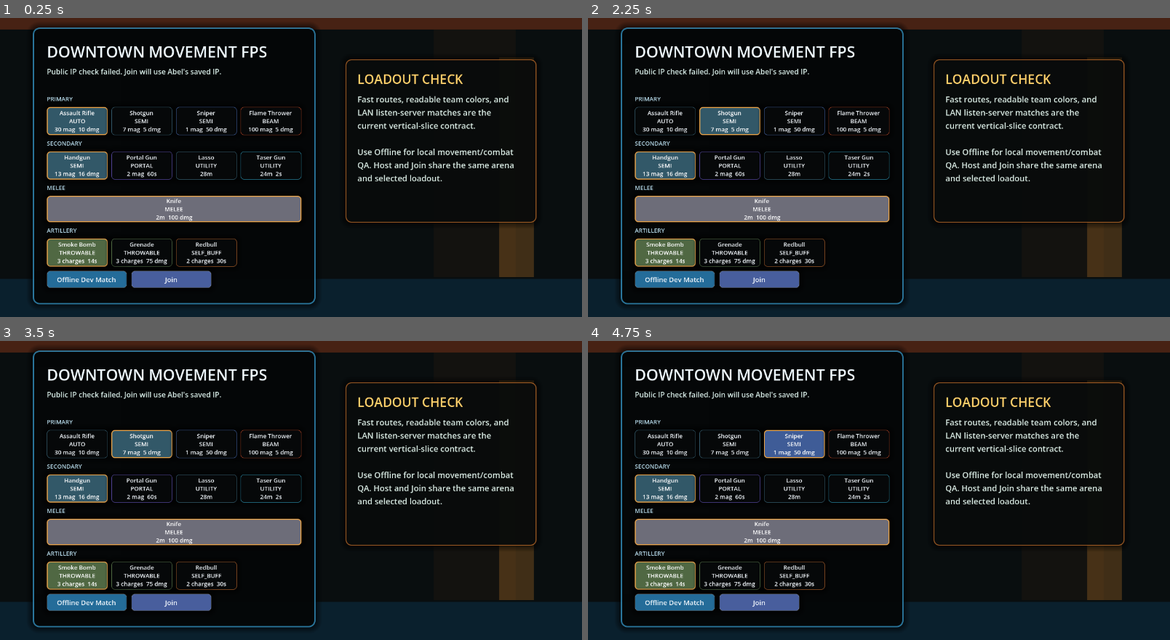
Above: before the commit, frames 1-4 (two rows, left to right).
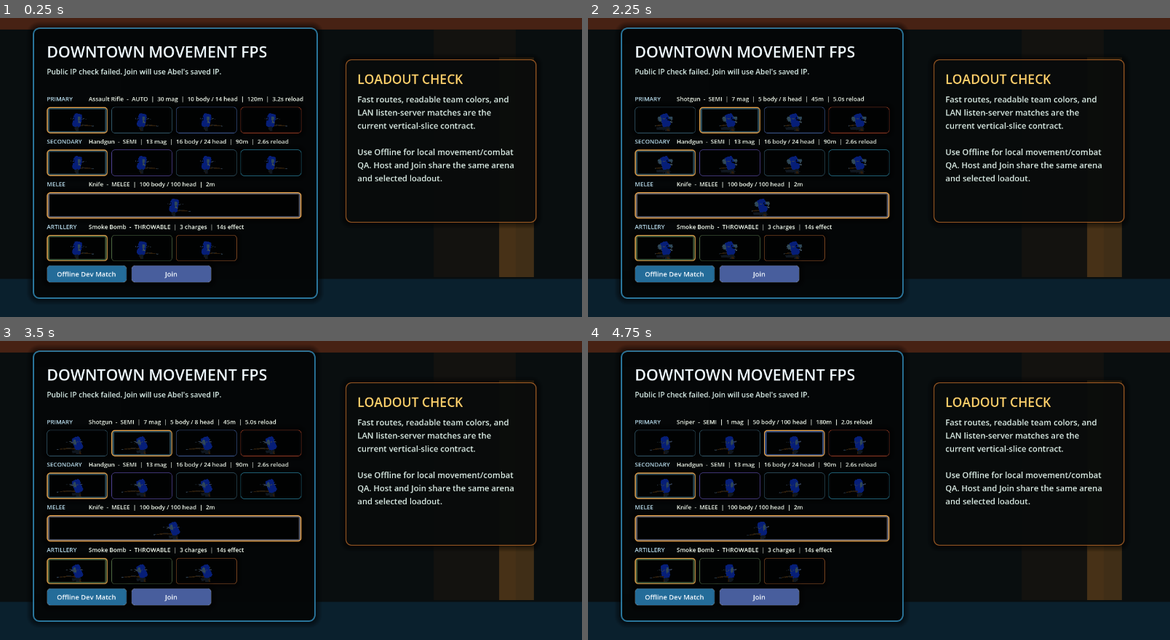
Above: after the commit, the same moments.

Repository: abelhauge/shooter
Game: Godot game, scene res://scenes/app/app_root.tscn
The game is run twice, just before and just after one commit, with the same random seed, the same clock (stepped at 60 frames per second) and the same inputs.
Inputs (mouse positions are in pixels of both pictures, inside the frame that each line leads up to):
- Up to frame 1 (0.25 s): no input
- Up to frame 2 (2.25 s): click (663, 119) at 0.5 s, where only the run before the commit has a clickable "Assault Rifle AUTO 30 mag 10 …"; click (663, 119) at 1.27 s; click (727, 119) at 2 s, where only the run before the commit has a clickable "Shotgun SEMI 7 mag 5 dmg"
- Up to frame 3 (3.5 s): click (139, 442) at 2.77 s
- Up to frame 4 (4.75 s): click (791, 442) at 3.5 s, where only the run before the commit has a clickable "Sniper SEMI 1 mag 50 dmg"; click (791, 442) at 4.27 s

The runs differ from the first frame. In frame 1, 12% of the frame differs, in the area x 5-55%, y 3-96%; in frame 2, 12%; in frame 3, 12%; in frame 4, 12%.

Commit message:
Update FPS phase docs and defaults

Diff:
--- a/scripts/frontend/lobby_menu.gd
+++ b/scripts/frontend/lobby_menu.gd
@@ -37,12 +37,23 @@
 var _selected_weapon_by_slot: Dictionary = {}
 var _slot_buttons_by_weapon: Dictionary = {}
 var _slot_weapon_ids_by_slot: Dictionary = {}
+var _slot_summary_labels: Dictionary = {}
+var _preview_roots: Array[Node3D] = []
+var _preview_entries: Array[Dictionary] = []
 
 func _ready() -> void:
 	_build_ui()
 	set_status("Checking public IP...")
 	set_network_controls(false, false)
 	_begin_public_ip_detection()
+	set_process(true)
+
+func _process(delta: float) -> void:
+	for entry in _preview_entries:
+		_fit_preview_entry(entry)
+	for preview_root in _preview_roots:
+		if is_instance_valid(preview_root):
+			preview_root.rotate_y(delta * 0.72)
 
 func set_status(text: String) -> void:
 	if _status_label != null:
@@ -273,11 +284,24 @@
 	return NetworkConstants.DEFAULT_PORT if port <= 0 else port
 
 func _create_slot_selector(parent: VBoxContainer, label_text: String, slot_type: StringName) -> void:
+	var header := HBoxContainer.new()
+	header.add_theme_constant_override("separation", 10)
+	parent.add_child(header)
+
 	var label := Label.new()
 	label.text = label_text.to_upper()
+	label.custom_minimum_size = Vector2(82, 18)
 	label.add_theme_font_size_override("font_size", 13)
 	label.add_theme_color_override("font_color", Color(0.72, 0.86, 0.92, 1.0))
-	parent.add_child(label)
+	header.add_child(label)
+
+	var summary := Label.new()
+	summary.text = ""
+	summary.size_flags_horizontal = Control.SIZE_EXPAND_FILL
+	summary.add_theme_font_size_override("font_size", 13)
+	summary.add_theme_color_override("font_color", Color(0.94, 0.97, 0.92, 1.0))
+	header.add_child(summary)
+	_slot_summary_labels[slot_type] = summary
 
 	var row := HBoxContainer.new()
 	row.add_theme_constant_override("separation", 8)
@@ -292,10 +316,7 @@
 		if definition.slot_type != slot_type:
 			continue
 		slot_ids.append(definition.weapon_id)
-		var button := Button.new()
-		button.toggle_mode = true
-		button.custom_minimum_size = _weapon_card_size(slot_type)
-		button.text = _weapon_card_text(definition)
+		var button := _create_weapon_preview_button(definition)
 		button.set_meta("weapon_id", definition.weapon_id)
 		button.set_meta("slot_type", slot_type)
 		button.pressed.connect(_on_weapon_card_pressed.bind(slot_type, definition.weapon_id))
@@ -342,14 +363,14 @@
 
 func _style_weapon_button(button: Button, definition: WeaponDefinition, selected: bool) -> void:
 	var color := _weapon_color(definition)
-	var base_color := color if selected else Color(0.026, 0.035, 0.038, 0.96)
+	var base_color := color.darkened(0.18) if selected else Color(0.012, 0.017, 0.020, 0.96)
 	var border_color := Color(1.0, 0.82, 0.42, 0.92) if selected else color.darkened(0.10)
 	var border_width := 2 if selected else 1
 	button.add_theme_stylebox_override("normal", _style_box(base_color, border_color, border_width, 7))
 	button.add_theme_stylebox_override("hover", _style_box(base_color.lightened(0.08), Color(1.0, 0.86, 0.52, 0.82), 2, 7))
 	button.add_theme_stylebox_override("pressed", _style_box(base_color.darkened(0.18), Color(1.0, 0.70, 0.32, 0.92), 2, 7))
 	button.add_theme_color_override("font_color", Color(0.96, 0.98, 1.0, 1.0))
-	button.add_theme_font_size_override("font_size", 13)
+	button.add_theme_font_size_override("font_size", 1)
 
 func _style_button(button: Button, color: Color) -> void:
 	button.custom_minimum_size = Vector2(176, 38)
@@ -405,27 +426,189 @@
 		var selected := StringName(str(weapon_id)) == selected_id
 		button.button_pressed = selected
 		_style_weapon_button(button, definition, selected)
+	var selected_definition: WeaponDefinition = load(WeaponController.WEAPON_PATHS[selected_id])
+	if _slot_summary_labels.has(slot_type):
+		(_slot_summary_labels[slot_type] as Label).text = _selected_weapon_summary(selected_definition)
 
 func _weapon_card_size(slot_type: StringName) -> Vector2:
 	if slot_type == &"melee":
-		return Vector2(560, 52)
-	return Vector2(134, 62)
-
-func _weapon_card_text(definition: WeaponDefinition) -> String:
-	var stat_line := ""
+		return Vector2(560, 58)
+	return Vector2(134, 58)
+
+func _create_weapon_preview_button(definition: WeaponDefinition) -> Button:
+	var button := Button.new()
+	button.toggle_mode = true
+	button.text = ""
+	button.tooltip_text = definition.display_name
+	button.custom_minimum_size = _weapon_card_size(definition.slot_type)
+
+	var viewport_container := SubViewportContainer.new()
+	viewport_container.mouse_filter = Control.MOUSE_FILTER_IGNORE
+	viewport_container.stretch = true
+	viewport_container.set_anchors_preset(Control.PRESET_FULL_RECT)
+	viewport_container.offset_left = 6
+	viewport_container.offset_top = 5
+	viewport_container.offset_right = -6
+	viewport_container.offset_bottom = -5
+	button.add_child(viewport_container)
+
+	var viewport := SubViewport.new()
+	viewport.transparent_bg = false
+	viewport.disable_3d = false
+	viewport.render_target_update_mode = SubViewport.UPDATE_ALWAYS
+	viewport.size = Vector2i(160, 72)
+	viewport_container.add_child(viewport)
+
+	var world := Node3D.new()
+	viewport.add_child(world)
+
+	var environment := WorldEnvironment.new()
+	var environment_resource := Environment.new()
+	environment_resource.background_mode = Environment.BG_COLOR
+	environment_resource.background_color = Color(0.005, 0.008, 0.010, 1.0)
+	environment_resource.ambient_light_source = Environment.AMBIENT_SOURCE_COLOR
+	environment_resource.ambient_light_color = Color(0.32, 0.38, 0.42, 1.0)
+	environment_resource.ambient_light_energy = 2.4
+	environment.environment = environment_resource
+	world.add_child(environment)
+
+	var preview_root := Node3D.new()
+	preview_root.name = "%sPreview" % String(definition.weapon_id)
+	world.add_child(preview_root)
+	_preview_roots.append(preview_root)
+
+	var model_holder := Node3D.new()
+	model_holder.name = "ModelHolder"
+	preview_root.add_child(model_holder)
+
+	var view_model_path := String(WeaponController.VIEW_MODEL_PATHS.get(definition.weapon_id, ""))
+	if view_model_path != "" and ResourceLoader.exists(view_model_path, "PackedScene"):
+		var packed := load(view_model_path) as PackedScene
+		var model := packed.instantiate() as Node3D
+		model.position = _preview_model_position(definition)
+		model.rotation_degrees = _preview_model_rotation(definition)
+		model.scale *= _preview_model_scale(definition)
+		model_holder.add_child(model)
+	else:
+		model_holder.add_child(_create_fallback_preview_mesh(definition))
+
+	var camera := Camera3D.new()
+	camera.look_at_from_position(Vector3(0.0, 0.05, 1.2), Vector3(0.0, 0.0, 0.0), Vector3.UP)
+	camera.projection = Camera3D.PROJECTION_ORTHOGONAL
+	camera.size = 0.82
+	camera.current = true
+	camera.visible = false
+	world.add_child(camera)
+	_preview_entries.append({
+		"holder": model_holder,
+		"fitted": false,
+	})
+	return button
+
+func _create_fallback_preview_mesh(definition: WeaponDefinition) -> MeshInstance3D:
+	var mesh_instance := MeshInstance3D.new()
+	var mesh := BoxMesh.new()
+	mesh.size = Vector3(0.48, 0.16, 0.18)
+	mesh_instance.mesh = mesh
+	mesh_instance.material_override = _create_preview_material(_weapon_color(definition))
+	return mesh_instance
+
+func _create_preview_material(color: Color) -> StandardMaterial3D:
+	var material := StandardMaterial3D.new()
+	material.albedo_color = color.lightened(0.18)
+	material.metallic = 0.15
+	material.roughness = 0.42
+	return material
+
+func _preview_model_position(definition: WeaponDefinition) -> Vector3:
+	if definition.slot_type == &"melee":
+		return Vector3(-0.08, 0.00, 0.0)
+	if definition.slot_type == &"artillery":
+		return Vector3(-0.04, 0.02, 0.0)
+	return Vector3(-0.12, 0.00, 0.0)
+
+func _preview_model_rotation(definition: WeaponDefinition) -> Vector3:
+	if definition.slot_type == &"melee":
+		return Vector3(-8, -44, 4)
+	if definition.slot_type == &"artillery":
+		return Vector3(-12, -34, 0)
+	return Vector3(-8, -62, 0)
+
+func _preview_model_scale(definition: WeaponDefinition) -> Vector3:
+	if definition.slot_type == &"melee":
+		return Vector3(0.78, 0.78, 0.78)
+	if definition.slot_type == &"artillery":
+		return Vector3(0.85, 0.85, 0.85)
+	return Vector3(1.15, 1.15, 1.15)
+
+func _selected_weapon_summary(definition: WeaponDefinition) -> String:
+	var features: Array[String] = []
+	features.append(String(definition.fire_mode).to_upper())
 	if definition.magazine_size > 0:
-		stat_line = "%d mag" % definition.magazine_size
+		features.append("%d mag" % definition.magazine_size)
 	elif definition.charges_max > 0:
-		stat_line = "%d charges" % definition.charges_max
-	elif definition.max_range_m > 0.0:
-		stat_line = "%.0fm" % definition.max_range_m
-	else:
-		stat_line = String(definition.fire_mode).to_upper()
+		features.append("%d charges" % definition.charges_max)
 	if definition.body_damage > 0.0:
-		stat_line += "  %.0f dmg" % definition.body_damage
+		features.append("%.0f body / %.0f head" % [definition.body_damage, definition.head_damage])
 	elif definition.effect_duration_sec > 0.0:
-		stat_line += "  %.0fs" % definition.effect_duration_sec
-	return "%s\n%s\n%s" % [definition.display_name, String(definition.fire_mode).to_upper(), stat_line]
+		features.append("%.0fs effect" % definition.effect_duration_sec)
+	if definition.max_range_m > 0.0:
+		features.append("%.0fm" % definition.max_range_m)
+	if definition.reload_time_sec > 0.0:
+		features.append("%.1fs reload" % definition.reload_time_sec)
+	return "%s  -  %s" % [definition.display_name, "  |  ".join(features)]
+
+func _fit_preview_entry(entry: Dictionary) -> void:
+	if bool(entry.get("fitted", false)):
+		return
+	var holder := entry.get("holder") as Node3D
+	if holder == null or not is_instance_valid(holder):
+		return
+	var bounds := _calculate_mesh_bounds(holder)
+	if bounds.is_empty():
+		return
+	var min_point: Vector3 = bounds["min"]
+	var max_point: Vector3 = bounds["max"]
+	var center := (min_point + max_point) * 0.5
+	var size := max_point - min_point
+	var max_dimension := maxf(size.x, maxf(size.y, size.z))
+	if max_dimension <= 0.001:
+		return
+	var fit_scale := 0.60 / max_dimension
+	holder.scale *= fit_scale
+	holder.position = -center * fit_scale
+	entry["fitted"] = true
+
+func _calculate_mesh_bounds(root_node: Node) -> Dictionary:
+	var state := {
+		"has_bounds": false,
+		"min": Vector3(1000000.0, 1000000.0, 1000000.0),
+		"max": Vector3(-1000000.0, -1000000.0, -1000000.0),
+	}
+	_collect_mesh_bounds(root_node, state)
+	if not bool(state["has_bounds"]):
+		return {}
+	return {
+		"min": state["min"],
+		"max": state["max"],
+	}
+
+func _collect_mesh_bounds(node: Node, state: Dictionary) -> void:
+	if node is MeshInstance3D:
+		var mesh_instance := node as MeshInstance3D
+		if mesh_instance.mesh != null:
+			var aabb := mesh_instance.get_aabb()
+			var min_corner := aabb.position
+			var max_corner := aabb.position + aabb.size
+			for x in [min_corner.x, max_corner.x]:
+				for y in [min_corner.y, max_corner.y]:
+					for z in [min_corner.z, max_corner.z]:
+						var point := mesh_instance.global_transform * Vector3(x, y, z)
+						state["min"] = (state["min"] as Vector3).min(point)
+						state["max"] = (state["max"] as Vector3).max(point)
+						state["has_bounds"] = true
+	for child in node.get_children():
+		_collect_mesh_bounds(child, state)
 
 func _weapon_color(definition: WeaponDefinition) -> Color:
 	if definition.scope_enabled:
Not shown, changed: docs/distribution/itch-github-actions.md
Not shown, changed: install.sh
